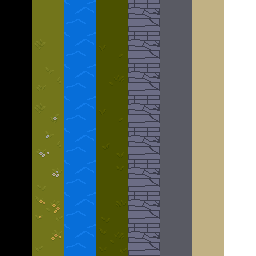
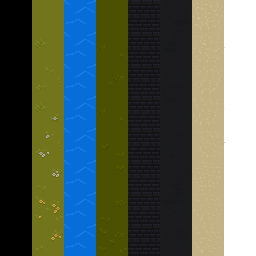
Layers edited between the first and the second 256 × 256 image:
added layer "Layer #4" (merge, 70%) above "Layer #3" over [128, 0, 192, 256]
added layer "Layer #3" above "Layer #2" over [162, 1, 225, 256]
added layer "Layer #2" (soft light, 35%) above "Вставленный слой #4" over [128, 0, 196, 256]
added layer "Вставленный слой #4" above "Вставленный слой #3" over [128, 0, 160, 256]
